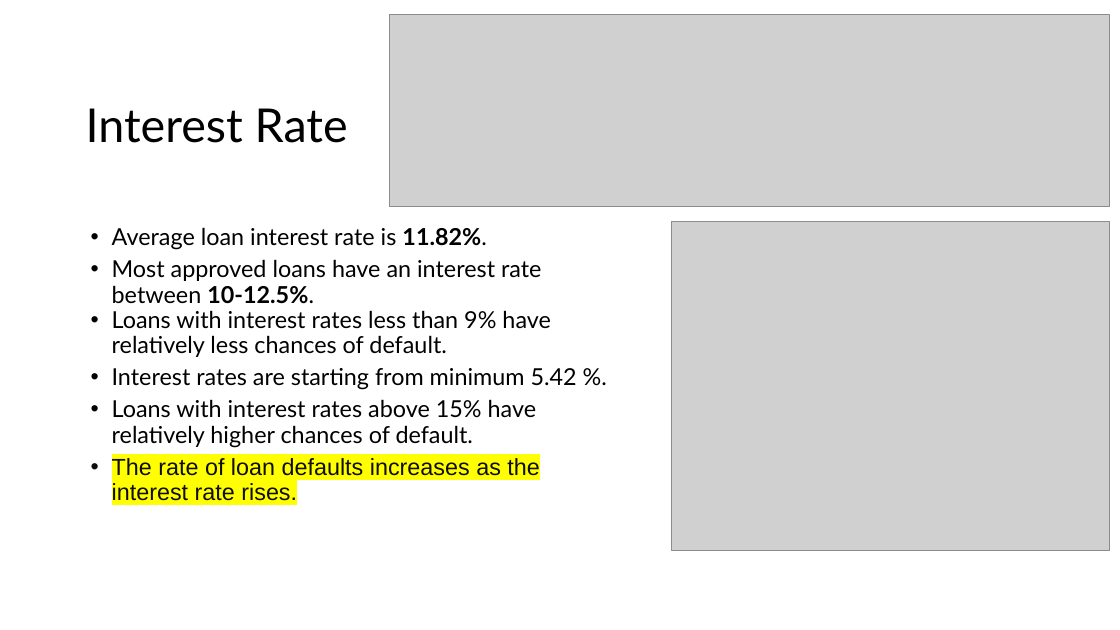
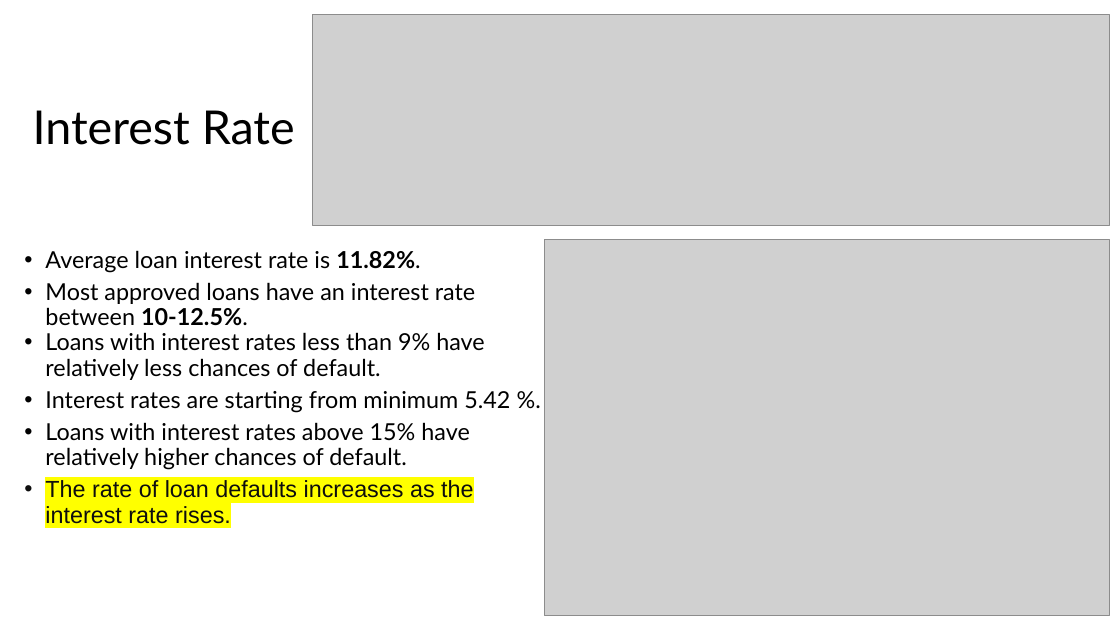
Before and after one commit to cyberpirate92/lending-club-case-study, a slide deck: slide 5 of Lending Club Case Study.pptx. Drawn at 1120x630 pixels with LibreOffice and Linux fonts; fonts in the diff are those of the drawing; grey boxes stand for pictures. Boxes give left, top, right and bottom in pixels: in the first picture for what was removed or moved away, otherwise in the second. Text is boxed around its words. In the diff, an @@ line names an element or a change of style, - is before the commit and + after.

```diff
--- a/Lending Club Case Study.pptx
+++ b/Lending Club Case Study.pptx
@@ picture: place and size @@
-picture at <box>389,14,1109,207</box>
+picture at <box>313,14,1109,225</box>
@@ title "Interest Rate": place and size @@
-title "Interest Rate" at <box>86,108,348,143</box>
+title "Interest Rate" at <box>33,110,295,145</box>
@@ picture: place and size @@
-picture at <box>671,222,1110,550</box>
+picture at <box>544,239,1110,616</box>
@@ text "Average loan interest rate is ...": place and size @@
-text "Average loan interest rate is ..." at <box>112,227,577,501</box>
+text "Average loan interest rate is ..." at <box>45,250,510,524</box>
```
Also in this commit, not shown: 5 other slides changed, 1 other file.
